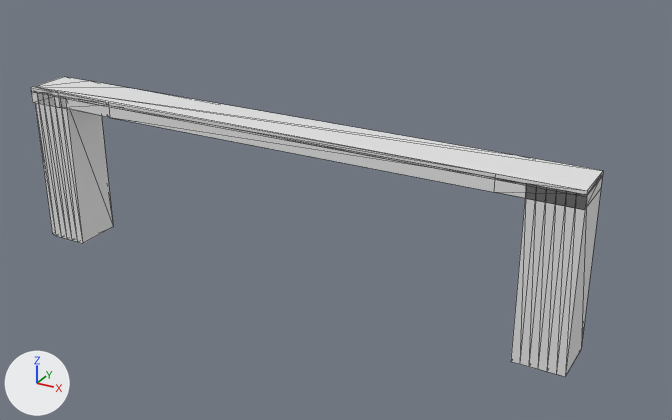
A saved change to the glTF model models/hellendoorn/hellendoorn-brug-2b418632-3/hellendoorn-brug-2b418632-3.glb.
Both versions are drawn from a 50 mm lens placed at (27.6, -43.6, 17.7), pointed at (3.2, 0.8, -4.5). The axes (+X, +Y, +Z) are drawn at lower left. The lights are the same throughout. The first picture is the older version. Mesh edges are drawn as thin lines.

Names of what the first picture shows: 'road:dek', 'road:fietspad', 'road:landhoofd (aangenomen)', 'road:landhoofd (aangenomen) 2'.
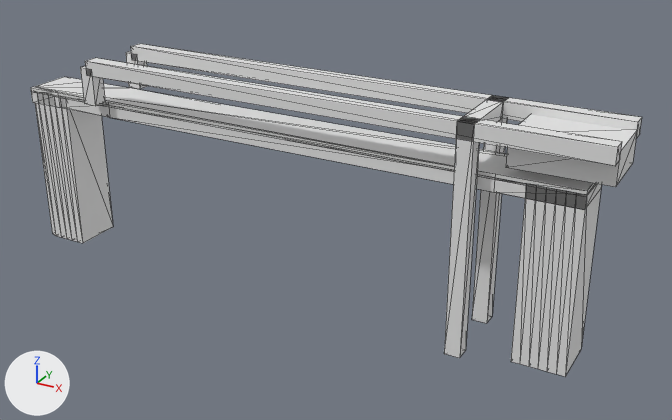
Diff of the bpy script that builds the scene:
```diff
--- a/models/hellendoorn/hellendoorn-brug-2b418632-3/hellendoorn-brug-2b418632-3.glb.py
+++ b/models/hellendoorn/hellendoorn-brug-2b418632-3/hellendoorn-brug-2b418632-3.glb.py
@@ me_contragewicht @@
+me_contragewicht.from_pydata(...)  # a box spanning x 14.21..19.6, y -1.78..1.78, z 1.12..2.87
@@ me_hangstang_2 @@
+me_hangstang_2.from_pydata(...)  # a box spanning x -12.7..-11.8, y -2.53..-1.63, z 0.56..2.87
@@ me_balans_2 @@
+me_balans_2.from_pydata(...)  # a box spanning x -12.2..19.6, y -2.5..-1.6, z 2.4..3.3
@@ me_hangstang @@
+me_hangstang.from_pydata(...)  # a box spanning x -12.7..-11.8, y 1.63..2.53, z 0.56..2.87
@@ me_balans @@
+me_balans.from_pydata(...)  # a box spanning x -12.2..19.6, y 1.6..2.5, z 2.4..3.3
@@ me_portaal @@
+me_portaal.from_pydata(...)  # a box spanning x 11.8..12.7, y -2.08..2.08, z 2.42..3.32
@@ me_hamei_2 @@
+me_hamei_2.from_pydata(...)  # a box spanning x 11.8..12.7, y -2.53..-1.63, z -10.0..3.32
@@ me_hamei @@
+me_hamei.from_pydata(...)  # a box spanning x 11.8..12.7, y 1.63..2.53, z -10.0..3.32
@@ ob_building_contragewicht @@
+ob_building_contragewicht = bpy.data.objects.new('building:contragewicht', me_contragewicht)
+ob_building_contragewicht.location = (0.0, 0.0, 0.0)
@@ ob_building_hangstang_2 @@
+ob_building_hangstang_2 = bpy.data.objects.new('building:hangstang 2', me_hangstang_2)
+ob_building_hangstang_2.location = (0.0, 0.0, 0.0)
@@ ob_building_balans_2 @@
+ob_building_balans_2 = bpy.data.objects.new('building:balans 2', me_balans_2)
+ob_building_balans_2.location = (0.0, 0.0, 0.0)
@@ ob_building_hangstang @@
+ob_building_hangstang = bpy.data.objects.new('building:hangstang', me_hangstang)
+ob_building_hangstang.location = (0.0, 0.0, 0.0)
@@ ob_building_balans @@
+ob_building_balans = bpy.data.objects.new('building:balans', me_balans)
+ob_building_balans.location = (0.0, 0.0, 0.0)
@@ ob_building_portaal @@
+ob_building_portaal = bpy.data.objects.new('building:portaal', me_portaal)
+ob_building_portaal.location = (0.0, 0.0, 0.0)
@@ ob_building_hamei_2 @@
+ob_building_hamei_2 = bpy.data.objects.new('building:hamei 2', me_hamei_2)
+ob_building_hamei_2.location = (0.0, 0.0, 0.0)
@@ ob_building_hamei @@
+ob_building_hamei = bpy.data.objects.new('building:hamei', me_hamei)
+ob_building_hamei.location = (0.0, 0.0, 0.0)
```

Pixel boxes (x1, y1, x2, y2) of what changed, in the pictures (672 x 420 px):
'building:balans 2', added: after (85, 58, 622, 166)
'building:balans', added: after (130, 44, 642, 138)
'building:hamei 2', added: after (444, 117, 479, 358)
'building:contragewicht', added: after (506, 115, 637, 187)
'building:hamei', added: after (472, 95, 508, 323)
'building:hangstang 2', added: after (80, 66, 105, 106)
'building:portaal', added: after (462, 98, 504, 122)
'building:hangstang', added: after (126, 51, 147, 89)
